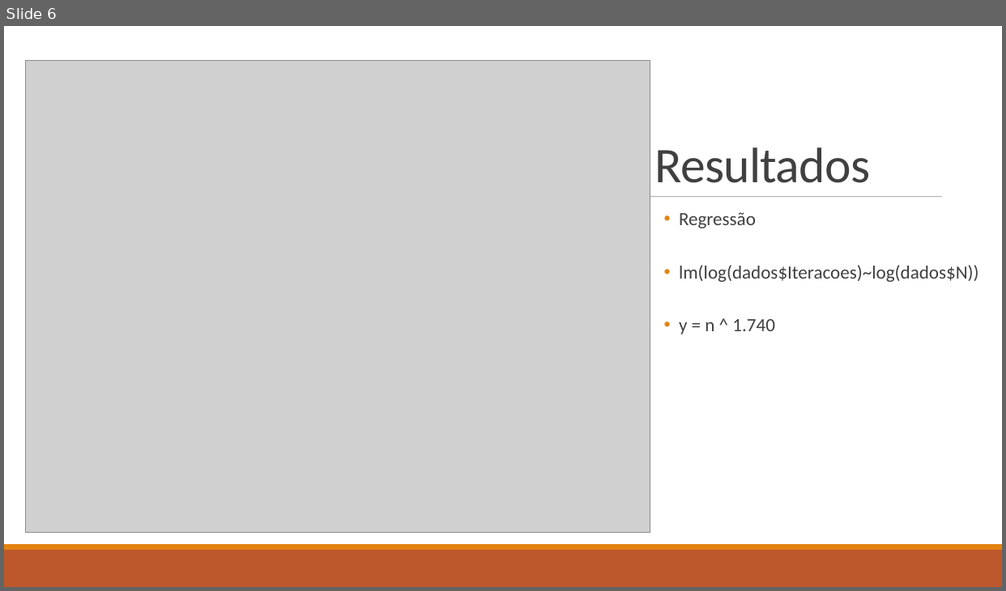
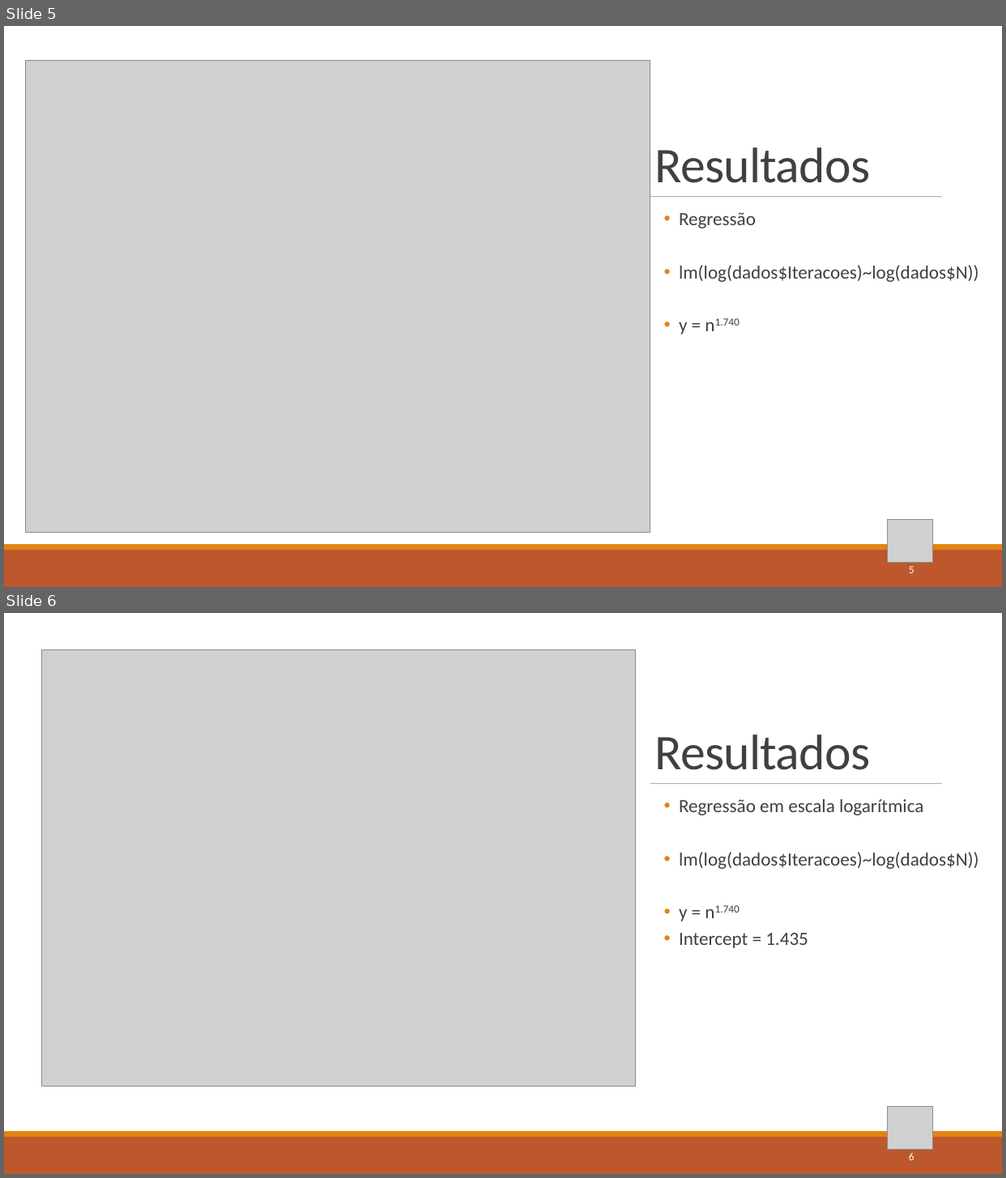
Before and after one commit to BeholderDEV/discretequeensproblem, a slide deck: N-Queens Problem Complexidade.pptx. Shown one above the other, each under a label of ours: slide 6 before the commit, slides 5 and 6 after it. The pictures are 1006x591 and 1006x1178 pixels, drawn with LibreOffice and Linux fonts; fonts in the diff are those of the drawing; grey boxes stand for pictures. Boxes give left, top, right and bottom in pixels: in the first picture for what was removed or moved away, otherwise in the second. Text is boxed around its words. In the diff, an @@ line names an element or a change of style, - is before the commit and + after.

```diff
--- a/N-Queens Problem Complexidade.pptx
+++ b/N-Queens Problem Complexidade.pptx
@@ slide 6 added at bbox=[4, 613, 1002, 1174], background #FFFFFF @@
@@ rectangle added at bbox=[4, 613, 1002, 1131], fill #FFFFFF @@
@@ picture added at bbox=[41, 649, 635, 1086] @@
@@ title added at bbox=[654, 735, 870, 770], 48 pt, text #404040 @@
+Resultados
@@ line added from (650, 784) to (942, 784), #808080 0.5 pt @@
@@ text added at bbox=[679, 799, 979, 948], 18 pt, text #404040 @@
+  • Regressão em escala logarítmica
+  • lm(log(dados$Iteracoes)~log(dados$N))
+  • y = n1.740
+  • Intercept = 1.435
@@ picture added at bbox=[889, 1107, 934, 1150] @@
@@ rectangle added at bbox=[4, 1137, 1002, 1174], fill #BD582C @@
@@ rectangle added at bbox=[4, 1131, 1002, 1137], fill #E48312 @@
@@ page number added at bbox=[909, 1153, 914, 1161], 10.5 pt, text #FFFFFF @@
+6
@@ what was slide 6 is now slide 5 @@
@@ slide 5 changed as well @@
@@ text at bbox=[679, 318, 739, 335]: text changed @@
-  • y = n ^ 1.740
+  • y = n1.740
@@ picture added at bbox=[889, 520, 934, 563] @@
@@ page number added at bbox=[909, 566, 914, 574], 10.5 pt, text #FFFFFF @@
+5
```
Also in this commit, not shown: 5 other slides changed, 1 other slide added, 1 slide removed, 9 other files.
